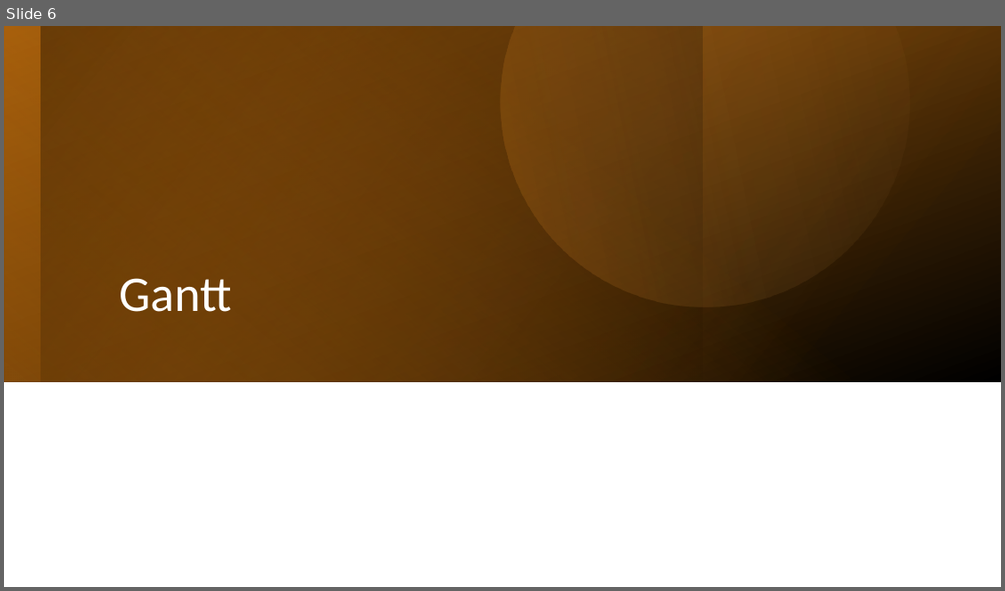
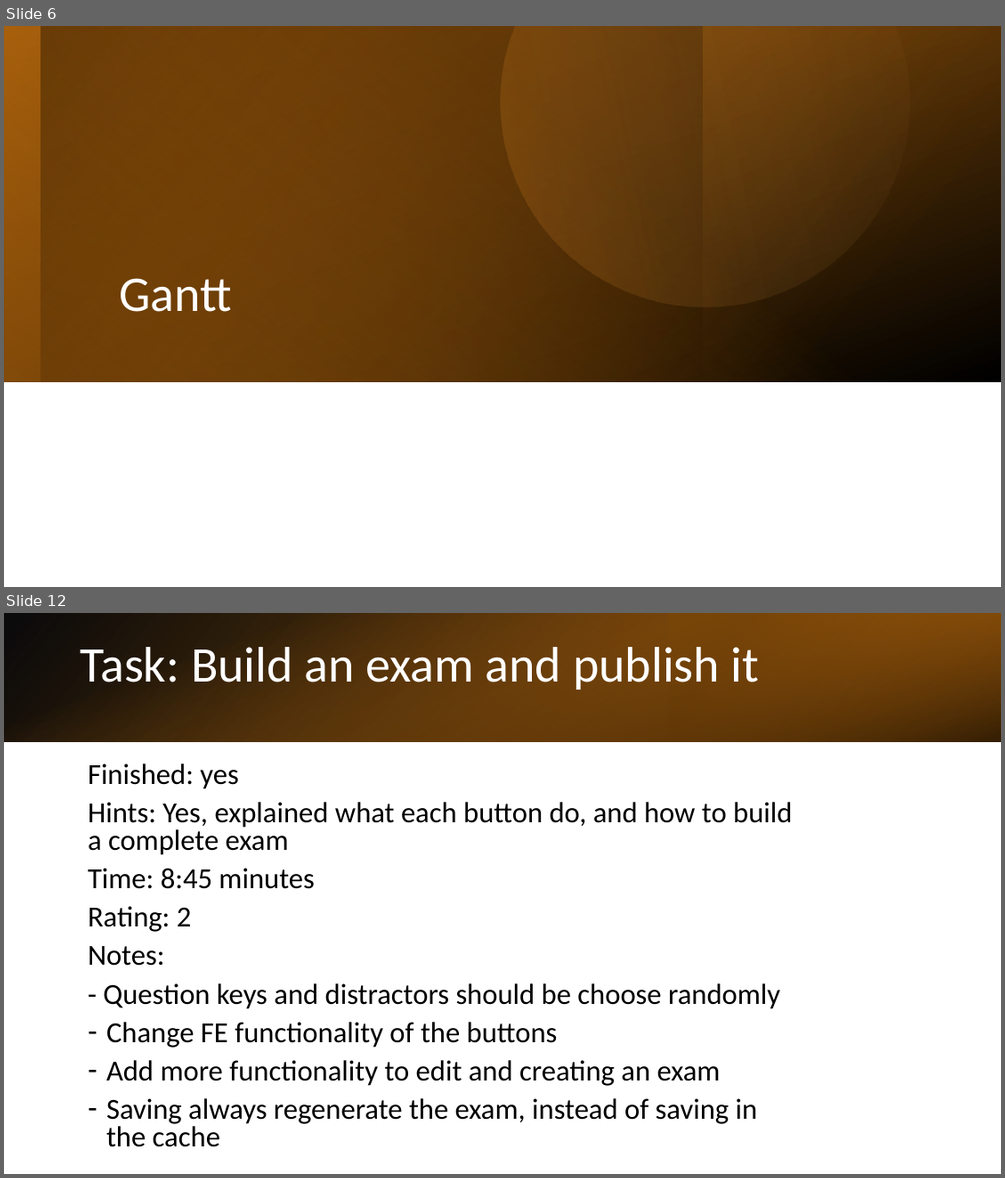
Before and after one commit to RoiTief/Exam-Management-System, a slide deck: docs/slide_07_05_24.pptx. Shown one above the other, each under a label of ours: slide 6 before the commit, slides 6 and 12 after it; the slides between them are not shown. The pictures are 1005x591 and 1005x1178 pixels, drawn with LibreOffice and Linux fonts; fonts in the diff are those of the drawing. Boxes give left, top, right and bottom in pixels: in the first picture for what was removed or moved away, otherwise in the second. Text is boxed around its words. In the diff, an @@ line names an element or a change of style, - is before the commit and + after.

```diff
--- a/docs/slide_07_05_24.pptx
+++ b/docs/slide_07_05_24.pptx
@@ slide 12 added at <box>4,613,1001,1174</box>, background #FFFFFF @@
@@ rectangle added at <box>4,613,1001,742</box>, fill gradient #000000 to #AB620D @@
@@ rectangle added at <box>4,613,1001,742</box>, fill gradient #E48312 to #000000 @@
@@ rectangle added at <box>669,613,1001,742</box>, fill gradient #724209 to #E48312 @@
@@ text added at <box>80,647,760,690</box>, 48 pt, text #FFFFFF @@
+Task: Build an exam and publish it
@@ text added at <box>88,763,792,1147</box>, 28 pt, text #000000 @@
+Finished: yes
+Hints: Yes, explained what each button do, and how to build a complete exam
+Time: 8:45 minutes
+Rating: 2
+Notes:
+- Question keys and distractors should be choose randomly
+– Change FE functionality of the buttons
+– Add more functionality to edit and creating an exam
+– Saving always regenerate the exam, instead of saving in the cache
```
Also in this commit, not shown: 1 slide changed, 5 other slides added, 1 slide removed.
